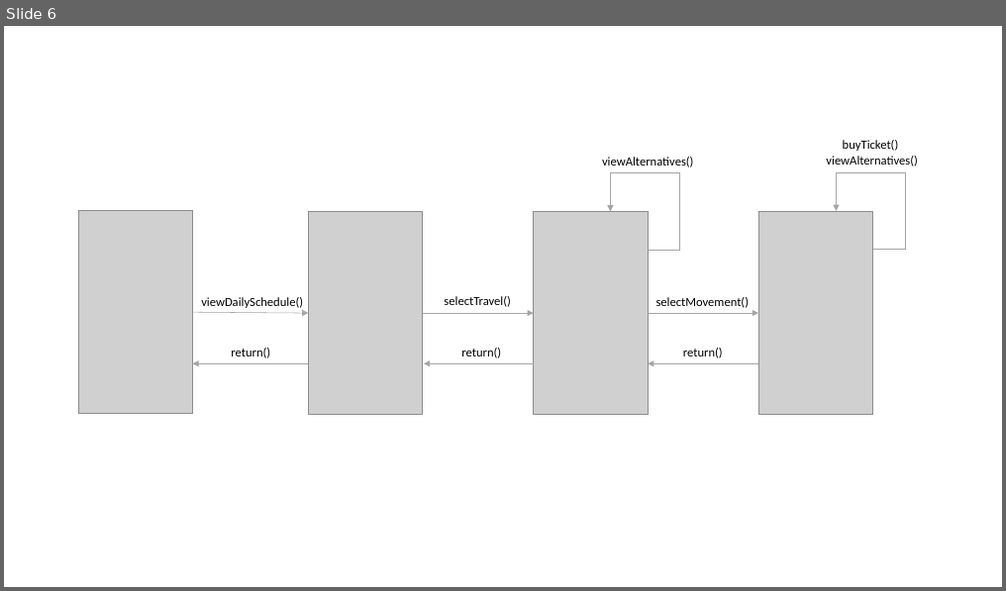
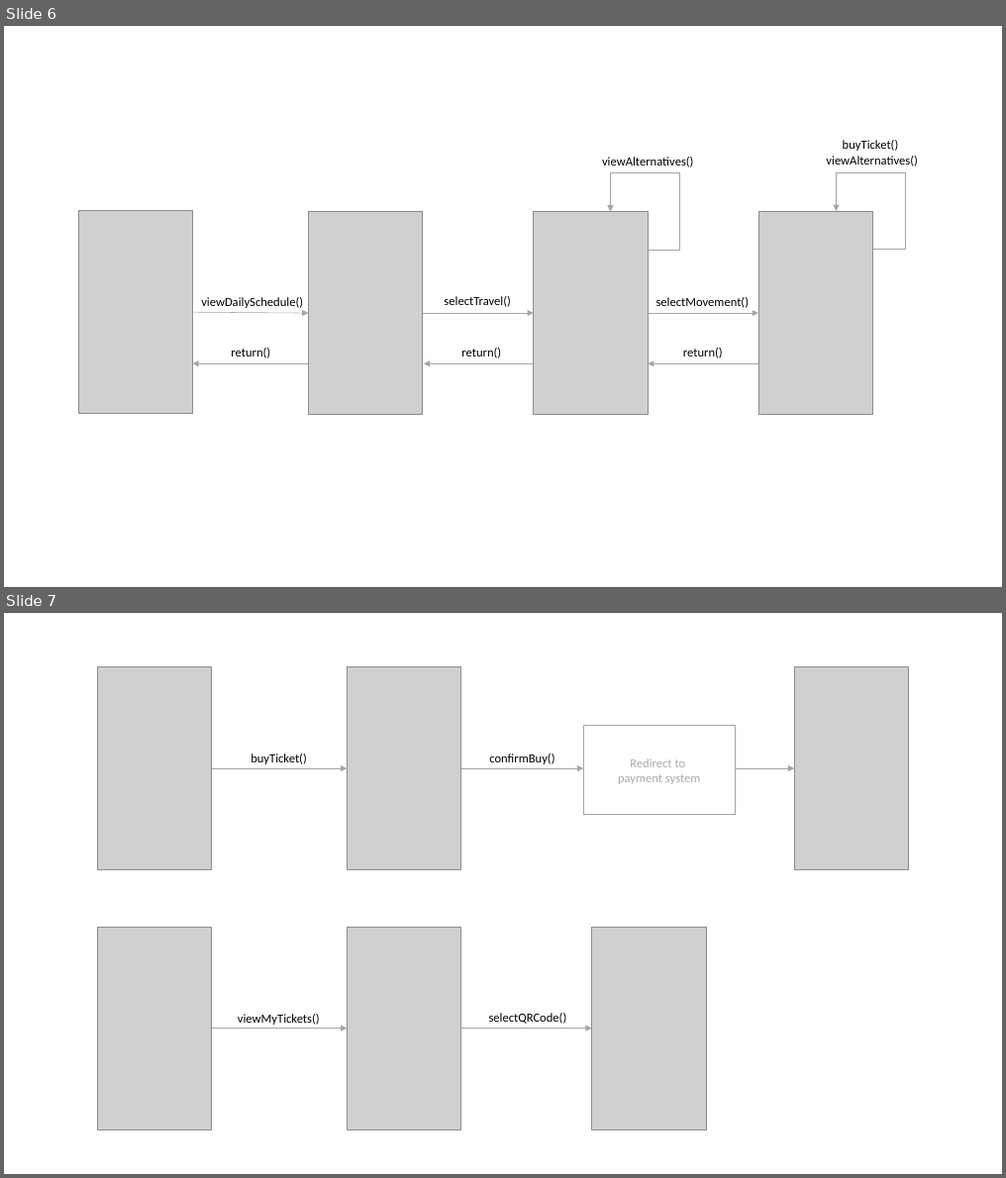
Before and after one commit to AndreaMazzeo289/RASD_DD_Travlendar, a slide deck: Design Documents/UserInterface.pptx. Shown one above the other, each under a label of ours: slide 6 before the commit, slides 6 and 7 after it. The pictures are 1006x591 and 1006x1178 pixels, drawn with LibreOffice and Linux fonts; fonts in the diff are those of the drawing; grey boxes stand for pictures. Boxes give left, top, right and bottom in pixels: in the first picture for what was removed or moved away, otherwise in the second. Text is boxed around its words. In the diff, an @@ line names an element or a change of style, - is before the commit and + after.

```diff
--- a/Design Documents/UserInterface.pptx
+++ b/Design Documents/UserInterface.pptx
@@ slide 7 added at box(4, 613, 1002, 1174), background #FFFFFF @@
@@ picture added at box(98, 666, 212, 869) @@
@@ picture added at box(347, 666, 461, 869) @@
@@ picture added at box(795, 666, 909, 869) @@
@@ rectangle added at box(583, 725, 736, 814), fill #FFFFFF, outline #A5A5A5 1 pt, 12 pt, text #AFABAB @@
+Redirect to
+payment system
@@ text added at box(251, 754, 307, 764), 12 pt, text #000000 @@
+buyTicket()
@@ text added at box(489, 754, 554, 764), 12 pt, text #000000 @@
+confirmBuy()
@@ arrow added from (211, 768) to (347, 768), #A5A5A5 0.5 pt @@
@@ arrow added from (461, 768) to (583, 768), #A5A5A5 0.5 pt @@
@@ arrow added from (736, 768) to (795, 768), #A5A5A5 0.5 pt @@
@@ picture added at box(98, 927, 212, 1130) @@
@@ picture added at box(347, 927, 461, 1130) @@
@@ picture added at box(592, 927, 706, 1130) @@
@@ text added at box(238, 1014, 320, 1025), 12 pt, text #000000 @@
+viewMyTickets()
@@ text added at box(489, 1013, 567, 1024), 12 pt, text #000000 @@
+selectQRCode()
@@ arrow added from (211, 1029) to (347, 1029), #A5A5A5 0.5 pt @@
@@ arrow added from (461, 1029) to (592, 1029), #A5A5A5 0.5 pt @@
```
Also in this commit, not shown: 1 slide changed.
